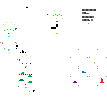
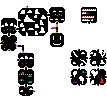
Revision of a layered (107, 110) image; what changed, layer by layer:
hid "additional" over (3, 7, 96, 92)
showed "connect", painted on it over (0, 6, 107, 92)
painted on "obj" over (2, 22, 58, 46)
showed "collision" over (0, 6, 107, 96)
